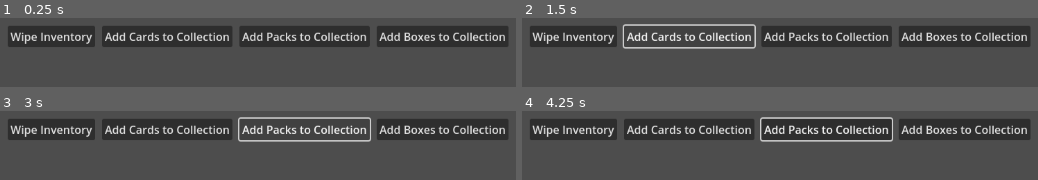
Above: before the commit, frames 1-4 (two rows, left to right).
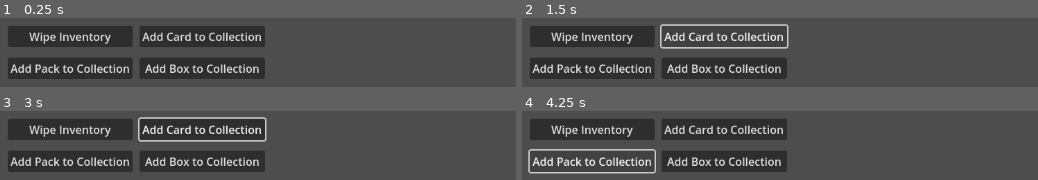
Above: after the commit, the same moments.

Repository: Coffeeworld/IdleCardShop
Game: Godot game, scene res://tools/GodPanel.tscn
The game is run twice, just before and just after one commit, with the same random seed, the same clock (stepped at 60 frames per second) and the same inputs. The project has no main scene, so this scene is started directly.
Inputs (mouse positions are in pixels of both pictures, inside the frame that each line leads up to):
- Up to frame 1 (0.25 s): no input
- Up to frame 2 (1.5 s): click "Wipe Inventory" at 0.5 s; click (687, 36) at 1.25 s, where only the run before the commit has a clickable "Add Cards to Collection"
- Up to frame 3 (3 s): click (201, 129) at 2 s, where only the run after the commit has a clickable "Add Card to Collection"; click (304, 129) at 2.75 s, where only the run before the commit has a clickable "Add Packs to Collection"
- Up to frame 4 (4.25 s): click (594, 161) at 3.5 s, where only the run after the commit has a clickable "Add Pack to Collection"

The runs differ from the first frame. In frame 1, 31% of the frame differs, in the area x 1-99%, y 11-89%; in frame 2, 31%, in the area x 1-99%, y 8-89%; in frame 3, 29%; in frame 4, 29%.
Error after the commit: Invalid call. Nonexistent function 'generate_card' in base 'Resource (Card)'. (res://tools/god_panel.gd:15)

Commit message:
working on player collection ui and card generation. generateCard function might need to be moved to a global.

Diff:
--- a/globals/GameManager.gd
+++ b/globals/GameManager.gd
@@ -1,7 +1,7 @@
 extends Node
 
-var player_collection_dict = {}
-var player_collection = PlayerCollection.new()
+var player_collection : PlayerCollection
 
 func _ready():
-	player_collection_dict = player_collection.getPlayerCollection()
+	player_collection = PlayerCollection.new()
+	print(player_collection)
--- /dev/null
+++ b/resources/box.gd
@@ -0,0 +1,2 @@
+extends Resource
+class_name Box
--- a/resources/card.gd
+++ b/resources/card.gd
@@ -87,13 +87,28 @@
 	newCard.set = set_name
 	newCard.type = card_type
 	var candidate_cards = CardData.getCardsInSetOfType(set_name, card_type)
+	if candidate_cards.size() == 0:
+		print("No cards found for set " + set_name + " and type " + card_type)
+		return null
+	var random_number = randi() % candidate_cards.size()
 	print("The following cards are candidates for generation:")
+	var cumulative_weight = 0
 	for card in candidate_cards:
-		print(card.name)
+		print("Current card: " + card.name)
+		cumulative_weight += card.weight
+		if random_number <= cumulative_weight:
+			print("Selected card: " + card.name)
+			newCard.name = card.name
+			newCard.flavor_text = card.flavor_text
+			newCard.text = card.text
+			newCard.subtypes = card.subtypes
+			newCard.image = card.image
+			newCard.rarity = Rarity.keys()[card.rarity]
+			newCard.quality = Quality.keys()[card.quality]
+			newCard.surface_finish = SurfaceFinish.keys()[card.surface_finish]
+			newCard.number = card.number
+			break
 	print("-------------------")
-	var totalCandidateWeight = 0
-	for card in candidate_cards:
-		totalCandidateWeight += card.weight
 	return newCard
 
 func getCardTypeAsString(card: Card) -> String:
--- a/resources/card.tres
+++ b/resources/card.tres
@@ -13,3 +13,4 @@
 flavor_text = "Flavor Text"
 text = "Card Text"
 type = 2
+subtypes = Array[String]([])
--- /dev/null
+++ b/resources/pack.gd
@@ -0,0 +1,2 @@
+extends Resource
+class_name Pack
--- /dev/null
+++ b/resources/player_collection.gd
@@ -0,0 +1,36 @@
+extends Resource
+class_name PlayerCollection
+
+@export var player_card_collection = []
+@export var player_pack_collection = []
+@export var player_box_collection = []
+
+func clearCollections():
+	player_card_collection.clear()
+	player_pack_collection.clear()
+	player_box_collection.clear()
+
+func getPlayerCollection() -> Dictionary:
+	return {
+		"card_collection": player_card_collection,
+		"pack_collection": player_pack_collection,
+		"box_collection": player_box_collection
+	}
+
+func addCardToCollection(card: Card):
+	player_card_collection.append(card)
+
+func addPackToCollection(pack: Pack):
+	player_pack_collection.append(pack)
+
+func addBoxToCollection(box: Box):
+	player_box_collection.append(box)
+
+func removeCardFromCollection(card: Card):
+	player_card_collection.remove(card)
+
+func removePackFromCollection(pack: Pack):
+	player_pack_collection.remove(pack)
+
+func removeBoxFromCollection(box: Box):
+	player_box_collection.remove(box)
--- /dev/null
+++ b/resources/player_collection.tres
@@ -0,0 +1,9 @@
+[gd_resource type="Resource" script_class="PlayerCollection" load_steps=2 format=3 uid="uid://cyvjlbc86rxbj"]
+
+[ext_resource type="Script" path="res://resources/player_collection.gd" id="1_dm0nn"]
+
+[resource]
+script = ExtResource("1_dm0nn")
+player_card_collection = []
+player_pack_collection = []
+player_box_collection = []
--- /dev/null
+++ b/scenes/Box.tscn
@@ -0,0 +1,9 @@
+[gd_scene format=3 uid="uid://2fjpc6fgw5li"]
+
+[node name="Box" type="Control"]
+layout_mode = 3
+anchors_preset = 15
+anchor_right = 1.0
+anchor_bottom = 1.0
+grow_horizontal = 2
+grow_vertical = 2
--- a/scenes/Card.tscn
+++ b/scenes/Card.tscn
@@ -1,6 +1,6 @@
 [gd_scene load_steps=9 format=3 uid="uid://d0uonknk7q345"]
 
-[ext_resource type="Script" path="res://scenes/card_scene.gd" id="1_0c6js"]
+[ext_resource type="Script" path="res://scenes/card_ui.gd" id="1_0c6js"]
 [ext_resource type="Theme" uid="uid://d0kvedaf1dlpf" path="res://themes/default.tres" id="1_n7gm0"]
 [ext_resource type="Texture2D" uid="uid://b6u6to51bkquj" path="res://assets/card_art/shadowcat-fae.jpg" id="3_5uup3"]
 
--- /dev/null
+++ b/scenes/Collection_UI.tscn
@@ -0,0 +1,59 @@
+[gd_scene load_steps=4 format=3 uid="uid://q42equjtngm5"]
+
+[ext_resource type="Theme" uid="uid://d0kvedaf1dlpf" path="res://themes/default.tres" id="1_21x7y"]
+[ext_resource type="Script" path="res://scenes/collection_ui.gd" id="1_uo3ig"]
+
+[sub_resource type="StyleBoxFlat" id="StyleBoxFlat_sul4u"]
+bg_color = Color(0.0862745, 0.0117647, 0.180392, 1)
+border_width_left = 8
+border_width_top = 8
+border_width_right = 8
+border_width_bottom = 8
+border_color = Color(0, 0.901961, 1, 1)
+corner_radius_top_left = 20
+corner_radius_top_right = 20
+corner_radius_bottom_right = 20
+corner_radius_bottom_left = 20
+
+[node name="CollectionUi" type="Control"]
+layout_mode = 3
+anchors_preset = 15
+anchor_right = 1.0
+anchor_bottom = 1.0
+grow_horizontal = 2
+grow_vertical = 2
+theme = ExtResource("1_21x7y")
+script = ExtResource("1_uo3ig")
+
+[node name="PanelContainer" type="PanelContainer" parent="."]
+layout_mode = 1
+anchors_preset = 15
+anchor_right = 1.0
+anchor_bottom = 1.0
+grow_horizontal = 2
+grow_vertical = 2
+theme_override_styles/panel = SubResource("StyleBoxFlat_sul4u")
+
+[node name="VBoxContainer" type="VBoxContainer" parent="PanelContainer"]
+layout_mode = 2
+
+[node name="Title" type="Label" parent="PanelContainer/VBoxContainer"]
+layout_mode = 2
+text = "Player Collection"
+
+[node name="TabContainer" type="TabContainer" parent="PanelContainer/VBoxContainer"]
+layout_mode = 2
+
+[node name="CardCollection" type="GridContainer" parent="PanelContainer/VBoxContainer/TabContainer"]
+unique_name_in_owner = true
+layout_mode = 2
+
+[node name="PackCollection" type="GridContainer" parent="PanelContainer/VBoxContainer/TabContainer"]
+unique_name_in_owner = true
+visible = false
+layout_mode = 2
+
+[node name="BoxCollection" type="GridContainer" parent="PanelContainer/VBoxContainer/TabContainer"]
+unique_name_in_owner = true
+visible = false
+layout_mode = 2
--- a/scenes/PlayerCollection.tscn
+++ /dev/null
@@ -1,12 +0,0 @@
-[gd_scene load_steps=2 format=3 uid="uid://bj32v0kxcx0xg"]
-
-[ext_resource type="Script" path="res://scripts/player_collection.gd" id="1_ousmk"]
-
-[node name="PlayerCollection" type="Control"]
-layout_mode = 3
-anchors_preset = 15
-anchor_right = 1.0
-anchor_bottom = 1.0
-grow_horizontal = 2
-grow_vertical = 2
-script = ExtResource("1_ousmk")
--- /dev/null
+++ b/scenes/collection_ui.gd
@@ -0,0 +1,34 @@
+extends Control
+class_name CollectionDialogue
+
+@onready var player_collection = GameManager.player_collection
+var player_card_collection
+var player_pack_collection
+var player_box_collection
+
+func _ready():
+	player_card_collection = player_collection.getPlayerCollection()["card_collection"]
+	player_pack_collection = player_collection.getPlayerCollection()["pack_collection"]
+	player_box_collection = player_collection.getPlayerCollection()["box_collection"]
+
+	# Load the collection
+	load_collection()
+
+func load_collection():
+	# Load the card collection
+	for card in player_card_collection:
+		var card_instance = load("res://scenes/Card.tscn").instantiate()
+		card_instance.set_card(card)
+		$CardCollection.add_child(card_instance)
+
+	# Load the pack collection
+	for pack in player_pack_collection:
+		var pack_instance = load("res://scenes/Pack.tscn").instantiate()
+		pack_instance.set_pack(pack)
+		$PackCollection.add_child(pack_instance)
+
+	# Load the box collection
+	for box in player_box_collection:
+		var box_instance = load("res://scenes/Box.tscn").instantiate()
+		box_instance.set_box(box)
+		$BoxCollection.add_child(box_instance)
--- a/scripts/player_collection.gd
+++ /dev/null
@@ -1,18 +0,0 @@
-extends Node
-class_name PlayerCollection
-
-var player_card_collection = {}
-var player_pack_collection = {}
-var player_box_collection = {}
-
-func clearCollections():
-	player_card_collection.clear()
-	player_pack_collection.clear()
-	player_box_collection.clear()
-
-func getPlayerCollection() -> Dictionary:
-	return {
-		"card_collection": player_card_collection,
-		"pack_collection": player_pack_collection,
-		"box_collection": player_box_collection
-	}
--- a/tools/GodPanel.tscn
+++ b/tools/GodPanel.tscn
@@ -13,33 +13,51 @@
 script = ExtResource("1_1pme7")
 
 [node name="MarginContainer" type="MarginContainer" parent="."]
-layout_mode = 0
-offset_right = 40.0
-offset_bottom = 40.0
+layout_mode = 1
+anchors_preset = 15
+anchor_right = 1.0
+anchor_bottom = 1.0
+grow_horizontal = 2
+grow_vertical = 2
 theme_override_constants/margin_left = 40
 theme_override_constants/margin_top = 40
 theme_override_constants/margin_right = 40
 theme_override_constants/margin_bottom = 40
 
-[node name="GridContainer" type="GridContainer" parent="MarginContainer"]
+[node name="VBoxContainer" type="VBoxContainer" parent="MarginContainer"]
+layout_mode = 2
+
+[node name="GridContainer" type="GridContainer" parent="MarginContainer/VBoxContainer"]
 layout_mode = 2
 theme = ExtResource("1_lrc3t")
 theme_override_constants/h_separation = 10
 theme_override_constants/v_separation = 15
-columns = 4
+columns = 2
 
-[node name="WipeInventory" type="Button" parent="MarginContainer/GridContainer"]
+[node name="WipeInventory" type="Button" parent="MarginContainer/VBoxContainer/GridContainer"]
 layout_mode = 2
 text = "Wipe Inventory"
 
-[node name="AddCardsToCollection" type="Button" parent="MarginContainer/GridContainer"]
+[node name="AddCardToCollection" type="Button" parent="MarginContainer/VBoxContainer/GridContainer"]
 layout_mode = 2
-text = "Add Cards to Collection"
+text = "Add Card to Collection"
 
-[node name="AddPacksToCollection" type="Button" parent="MarginContainer/GridContainer"]
+[node name="AddPackToCollection" type="Button" parent="MarginContainer/VBoxContainer/GridContainer"]
 layout_mode = 2
-text = "Add Packs to Collection"
+text = "Add Pack to Collection"
 
-[node name="AddBoxesToCollection" type="Button" parent="MarginContainer/GridContainer"]
+[node name="AddBoxToCollection" type="Button" parent="MarginContainer/VBoxContainer/GridContainer"]
 layout_mode = 2
-text = "Add Boxes to Collection"
+text = "Add Box to Collection"
+
+[node name="MarginContainer" type="MarginContainer" parent="MarginContainer/VBoxContainer"]
+layout_mode = 2
+theme_override_constants/margin_left = 20
+theme_override_constants/margin_top = 20
+theme_override_constants/margin_right = 20
+theme_override_constants/margin_bottom = 20
+
+[node name="CreatedItem" type="CenterContainer" parent="MarginContainer/VBoxContainer/MarginContainer"]
+layout_mode = 2
+
+[connection signal="pressed" from="MarginContainer/VBoxContainer/GridContainer/AddCardToCollection" to="." method="_on_add_cards_to_collection_pressed"]
--- a/tools/god_panel.gd
+++ b/tools/god_panel.gd
@@ -9,3 +9,7 @@
 # Called every frame. 'delta' is the elapsed time since the previous frame.
 func _process(delta):
 	pass
+
+
+func _on_add_cards_to_collection_pressed():
+	var new_card = Card.new().generate_card()
Renamed: scenes/card_scene.gd -> scenes/card_ui.gd
